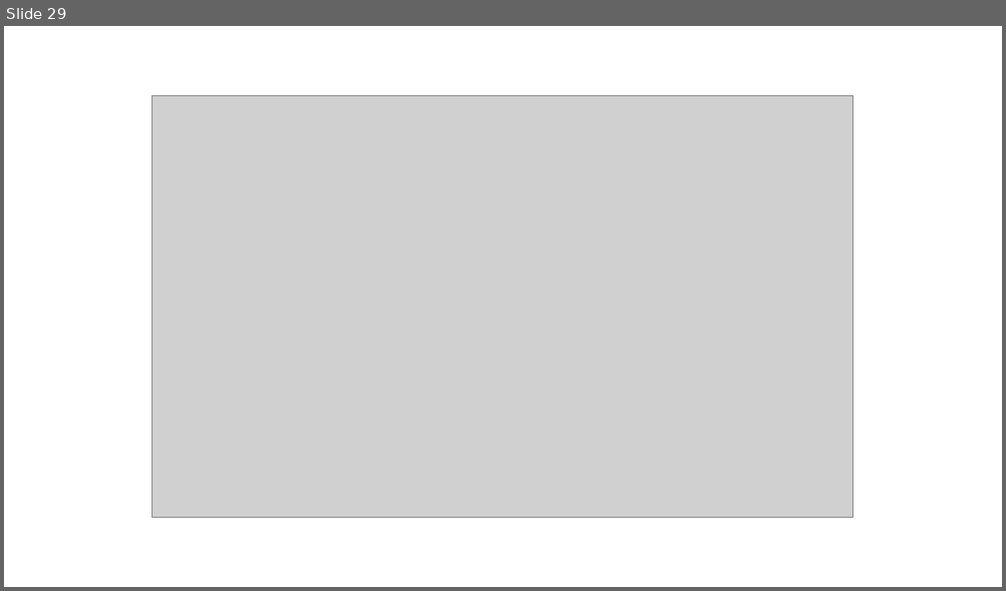
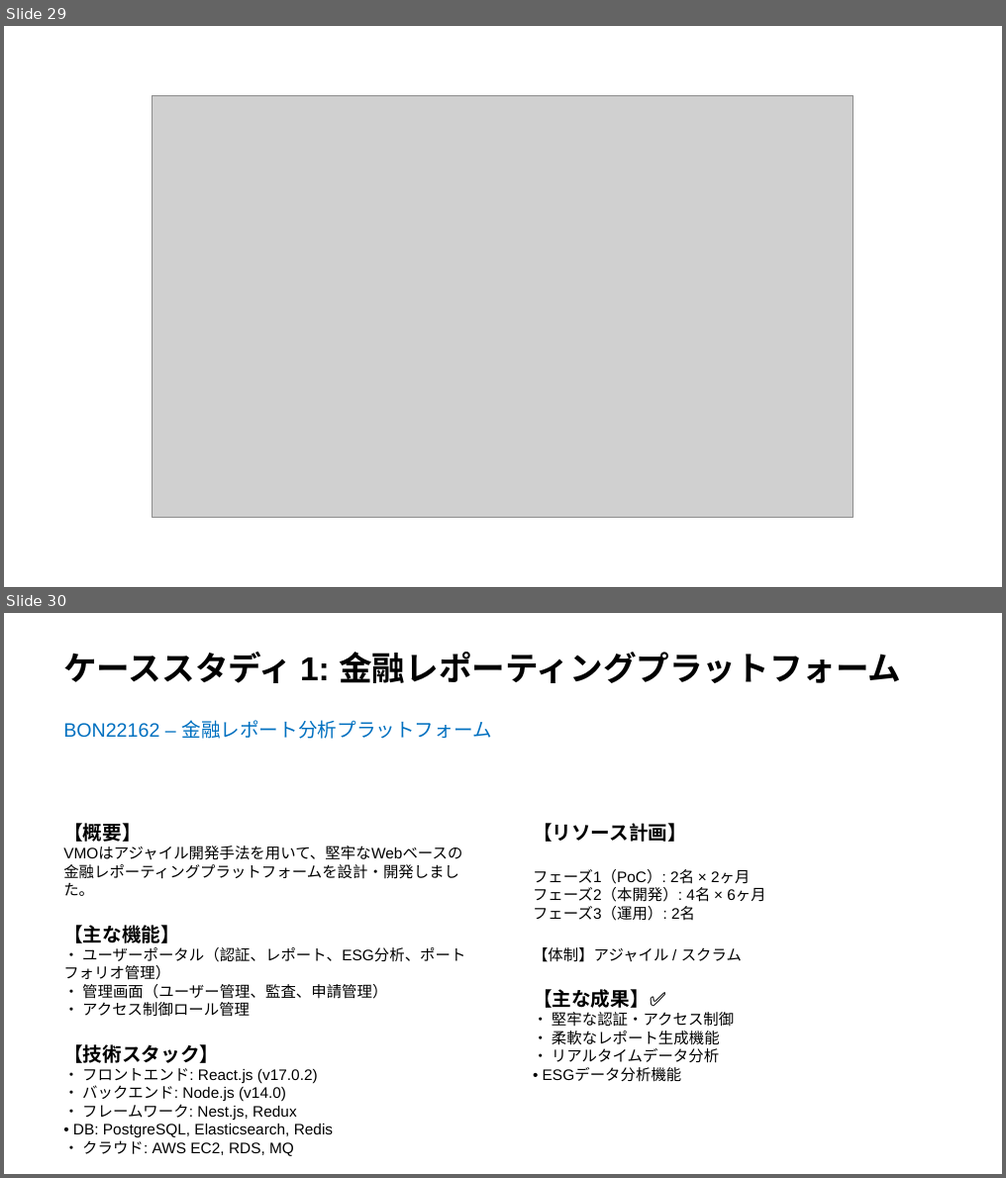
Before and after one commit to sslakd/Utility-app, a slide deck: Fujifilm_ODC_Proposal_JP.pptx. Shown one above the other, each under a label of ours: slide 29 before the commit, slides 29 and 30 after it. The pictures are 1006x591 and 1006x1178 pixels, drawn with LibreOffice and Linux fonts; fonts in the diff are those of the drawing; grey boxes stand for pictures. Boxes give left, top, right and bottom in pixels: in the first picture for what was removed or moved away, otherwise in the second. Text is boxed around its words. In the diff, an @@ line names an element or a change of style, - is before the commit and + after.

```diff
--- a/Fujifilm_ODC_Proposal_JP.pptx
+++ b/Fujifilm_ODC_Proposal_JP.pptx
@@ slide 30 added at [4,613,1002,1174], background #FFFFFF @@
@@ text added at [63,652,901,683], 24 pt, text #000000, bold @@
+ケーススタディ 1: 金融レポーティングプラットフォーム
@@ text added at [63,720,492,739], 14 pt, text #0070C0 @@
+BON22162 – 金融レポート分析プラットフォーム
@@ text added at [63,823,465,1157], 11 pt, text #000000 @@
+【概要】
+VMOはアジャイル開発手法を用いて、堅牢なWebベースの金融レポーティングプラットフォームを設計・開発しました。
+【主な機能】
+• ユーザーポータル（認証、レポート、ESG分析、ポートフォリオ管理）
+• 管理画面（ユーザー管理、監査、申請管理）
+• アクセス制御ロール管理
+【技術スタック】
+• フロントエンド: React.js (v17.0.2)
+• バックエンド: Node.js (v14.0)
+• フレームワーク: Nest.js, Redux
+• DB: PostgreSQL, Elasticsearch, Redis
+• クラウド: AWS EC2, RDS, MQ
@@ text added at [533,823,765,1082], 11 pt, text #000000 @@
+【リソース計画】
+フェーズ1（PoC）: 2名 × 2ヶ月
+フェーズ2（本開発）: 4名 × 6ヶ月
+フェーズ3（運用）: 2名
+【体制】アジャイル / スクラム
+【主な成果】✅
+• 堅牢な認証・アクセス制御
+• 柔軟なレポート生成機能
+• リアルタイムデータ分析
+• ESGデータ分析機能
```
Also in this commit, not shown: 1 other slide added.
